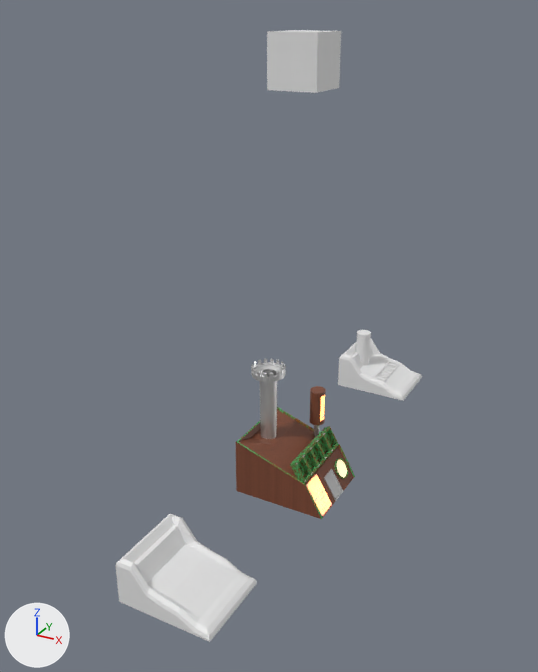
One commit to the Blender file blender/machineT1.blend: the scene before it, then after it.
One viewpoint serves both versions: a 50 mm lens placed at (12.9, -26.2, 19.3), pointed at (-1.4, -0.2, 6.3). Every picture has the same lights, and +X, +Y and +Z are marked at lower left.

The first picture shows 'Body', 'Card Slots.001', 'Card Slots.002', 'Cube.001', 'Main Machine V1', 'Main Machine.002', 'Tower', 'tower'.
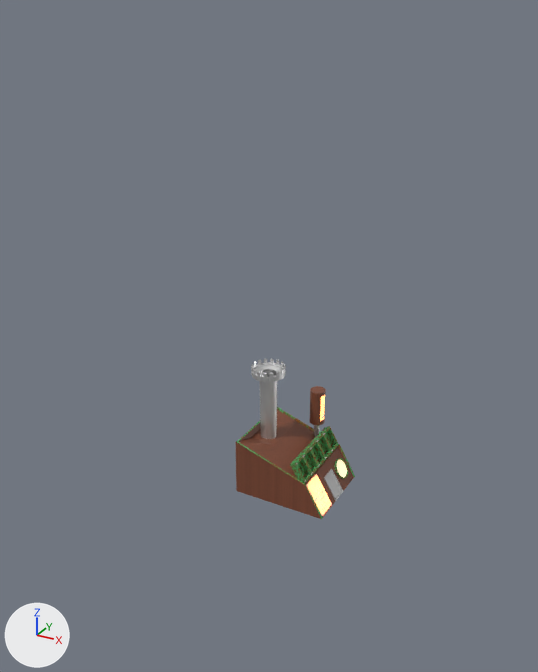
Commit message: separated machine from lever

Location of each change, (x1, y1, x2, y2) in pixels of the pictures (538 x 672 px):
'Main Machine.002', deleted: before (115, 514, 257, 642)
'Cube.001', deleted: before (267, 30, 341, 93)
'Main Machine V1', deleted: before (338, 339, 422, 401)
'tower', deleted: before (356, 330, 371, 365)
'Card Slots.001', deleted: before (375, 360, 399, 382)

Diff of the bpy script that builds the scene:
```diff
--- a/blender/machineT1.blend.py
+++ b/blender/machineT1.blend.py
@@ ob_main_machine_v1 @@
-ob_main_machine_v1 = bpy.data.objects.new('Main Machine V1', me_cube_003)
-ob_main_machine_v1.location = (-0.36, 11.76, 0.0)
-ob_main_machine_v1.scale = (2.02, 1.0, 1.0)
@@ ob_card_slots_001 @@
-ob_card_slots_001 = bpy.data.objects.new('Card Slots.001', me_cube_004)
-ob_card_slots_001.parent = ob_main_machine_v1
-ob_card_slots_001.matrix_parent_inverse = Matrix(((0.496, 0.0, 0.0, 0.0), (0.0, 1.0, 0.0, 0.0), (0.0, 0.0, 1.0, 0.0), (0.0, 0.0, 0.0, 1.0)))
-ob_card_slots_001.location = (0.352, -1.02, -0.25)
-ob_card_slots_001.scale = (0.299, 0.214, 0.0933)
-_m = ob_card_slots_001.modifiers.new('Array', 'ARRAY')
-_m.count = 5
-_m.relative_offset_displace = (0.0, 1.2, 0.0)
@@ ob_main_machine_002 @@
-ob_main_machine_002 = bpy.data.objects.new('Main Machine.002', me_cube_005)
-ob_main_machine_002.location = (-0.36, -8.3, 0.0)
-ob_main_machine_002.scale = (2.02, 1.0, 1.0)
@@ ob_tower @@
-ob_tower = bpy.data.objects.new('tower', me_cylinder)
-ob_tower.parent = ob_main_machine_v1
-ob_tower.matrix_parent_inverse = Matrix(((0.496, 0.0, 0.0, 0.181), (0.0, 1.0, 0.0, 0.0), (0.0, 0.0, 1.0, 0.0), (0.0, 0.0, 0.0, 1.0)))
-ob_tower.location = (-1.568, -0.0268, 0.828)
-ob_tower.scale = (0.403, 0.403, 1.09)
@@ ob_cube_001 @@
-ob_cube_001 = bpy.data.objects.new('Cube.001', me_cube_008)
-ob_cube_001.location = (0.0, 0.0, 17.57)
```
